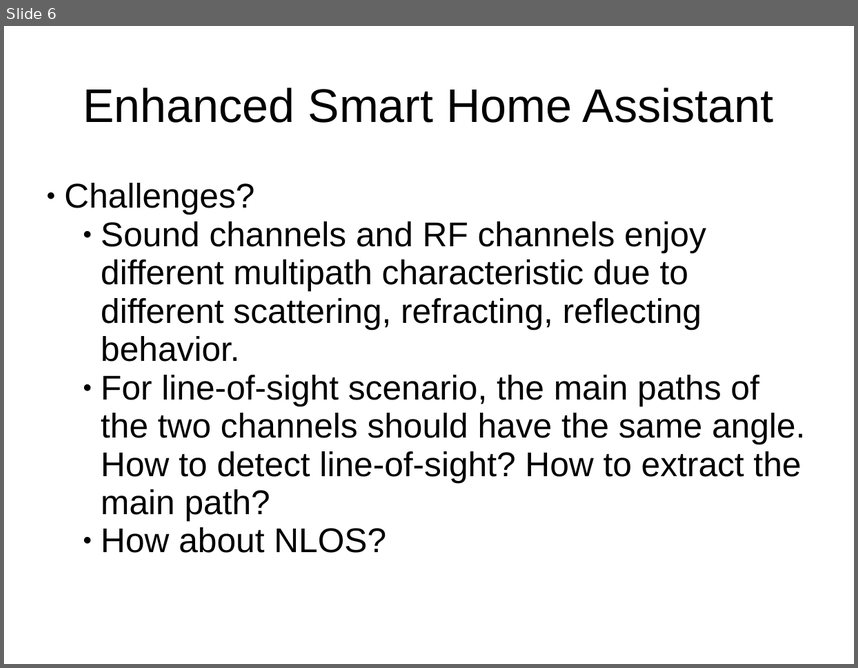
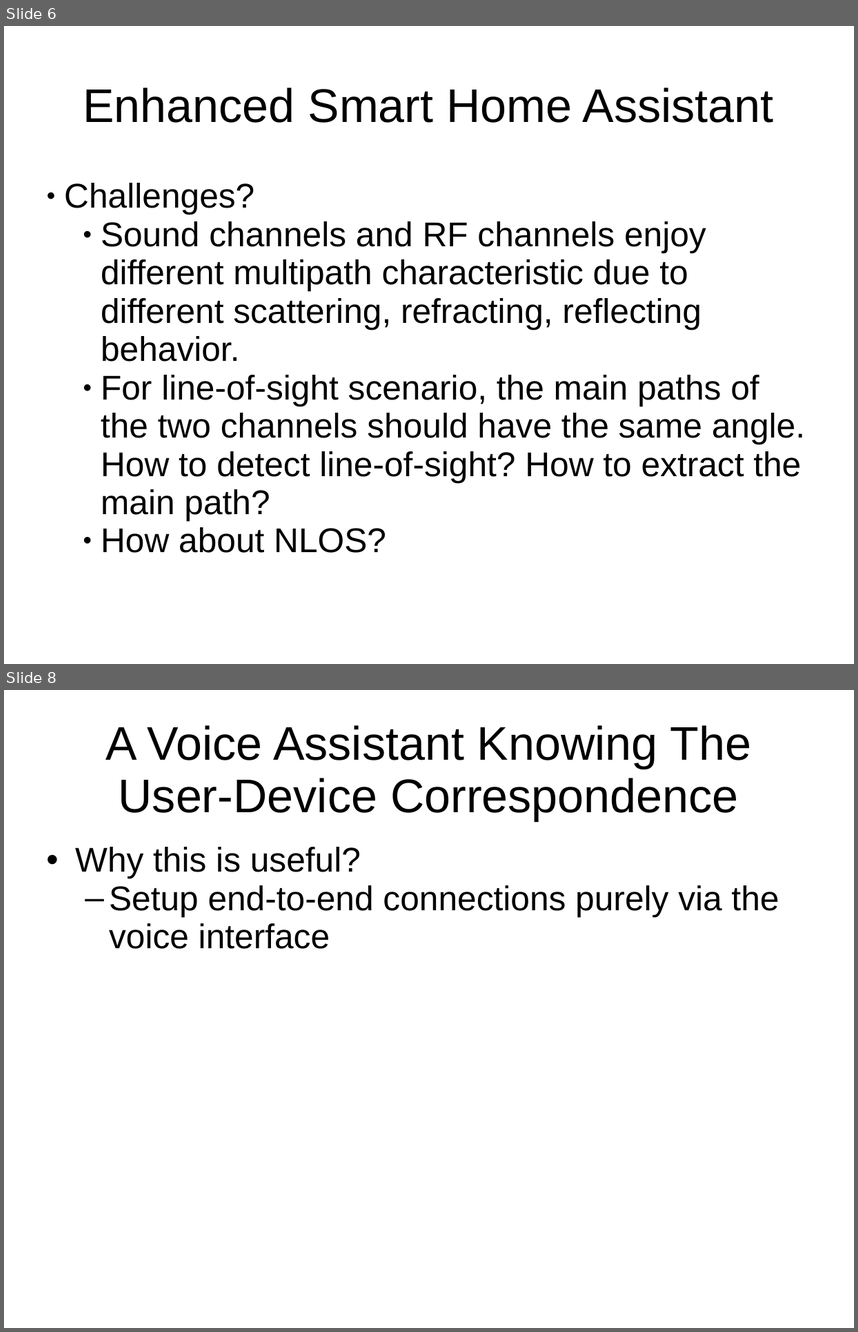
Before and after one commit to HSID/Ubuntu-Desktop, a slide deck: Enhanced-Smart-Home-Assistant.ppt. Shown one above the other, each under a label of ours: slide 6 before the commit, slides 6 and 8 after it; the slides between them are not shown. The pictures are 858x668 and 858x1332 pixels, drawn with LibreOffice and Linux fonts; fonts in the diff are those of the drawing. Boxes give left, top, right and bottom in pixels: in the first picture for what was removed or moved away, otherwise in the second. Text is boxed around its words. In the diff, an @@ line names an element or a change of style, - is before the commit and + after.

```diff
--- a/Enhanced-Smart-Home-Assistant.ppt
+++ b/Enhanced-Smart-Home-Assistant.ppt
@@ slide 8 added at [4, 690, 854, 1328], background #FFFFFF @@
@@ title added at [105, 725, 751, 821], 44 pt, text #000000 @@
+A Voice Assistant Knowing The User-Device Correspondence
@@ subtitle added at [75, 847, 779, 949], 32 pt, text #000000 @@
+• Why this is useful?
+  – Setup end-to-end connections purely via the voice interface
```
Also in this commit, not shown: 5 other slides added, 4 other files.
